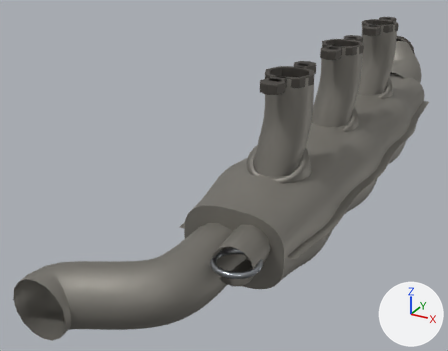
The glTF model porsche-911sc-engine/parts/heat-exchanger-right.glb: old version first, new version second.
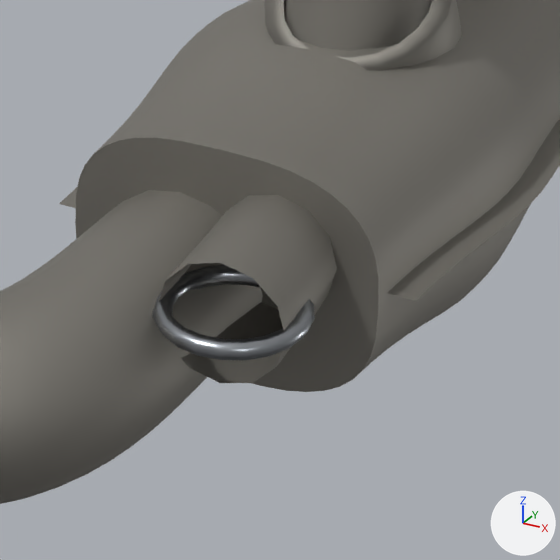
Each version appears first whole from a 50 mm camera at (408.0, -562.0, 50.0) aimed at (145.0, -84.0, -189.0), and next in a close-up on the part from 36% to 77% of the width and 46% to 98% of the height. The axes (+X, +Y, +Z) are drawn at lower right. The lights are the same throughout. The last two pictures show the newer version. Where no turn or scale is listed for an object, it has been applied to the vertices. Vertices at exactly the same position are counted once.

The first close-up shows 'heat-exchanger-right:aluminized', 'heat-exchanger-right:steel'.
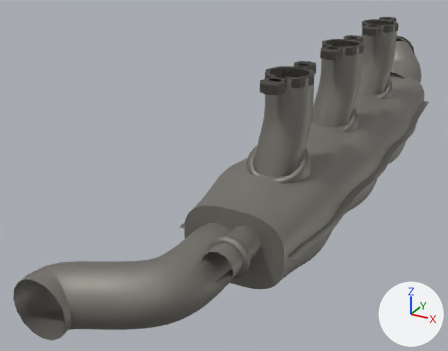
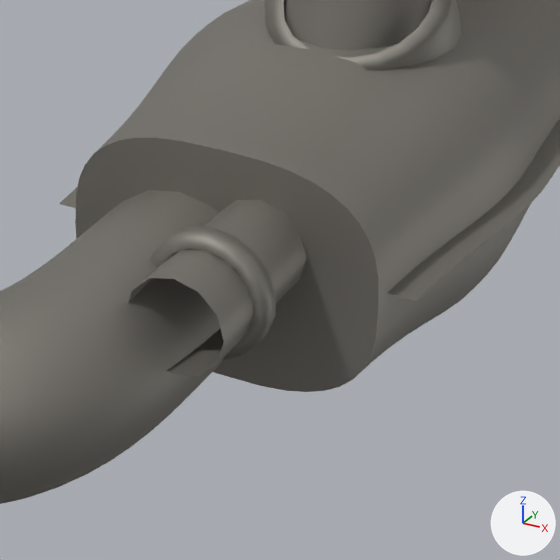
Boxes [x1, y1, x2, y2] around the edits, measured in the close-ups (560 x 560 px; the box of a moved part takes in the faces that stretch with it):
'heat-exchanger-right:steel', deleted
    before: [152, 265, 315, 360]
part 1 of me_mesh_0, moved or reshaped
    before: [159, 195, 337, 383]
    after: [129, 200, 306, 376]

What the commit changed:
me_mesh_0 is used by ob_heat_exchanger_right_aluminized; location (206.3, -25.8, -140.4).
me_mesh_0 had 4556 vertices, 8628 faces and spanned x -80.0..80.0, y -308.0..308.0, z -76.0..76.0.
me_mesh_0 now has 4604 vertices, 8688 faces and spans x -80.0..80.0, y -308.0..308.0, z -76.0..76.0.
Part 1, on me_mesh_0:
35 vertices are removed from x 24.0..55.0, y -231.0..-221.0, z -42.0..-11.0.
72 faces are deleted.
121 vertices move from x 19.0..54.0, y -230.0..-179.0, z -43.0..-11.0 to x 20.0..44.0, y -231.0..-188.0, z -39.0..-15.0.
53 vertices are added at x 17.0..47.0, y -223.0..-218.0, z -42.0..-11.0.
12 new vertices lie (0.0, -5.0, 0.0) away from vertices in x 24.0..54.0, y -219.0..-217.0, z -41.0..-11.0.
18 new vertices lie (0.0, 5.0, 0.0) away from vertices in x 17.0..47.0, y -223.0, z -42.0..-11.0.
132 new faces join them.
Object 'heat-exchanger-right:steel' (ob_heat_exchanger_right_steel) is deleted.
